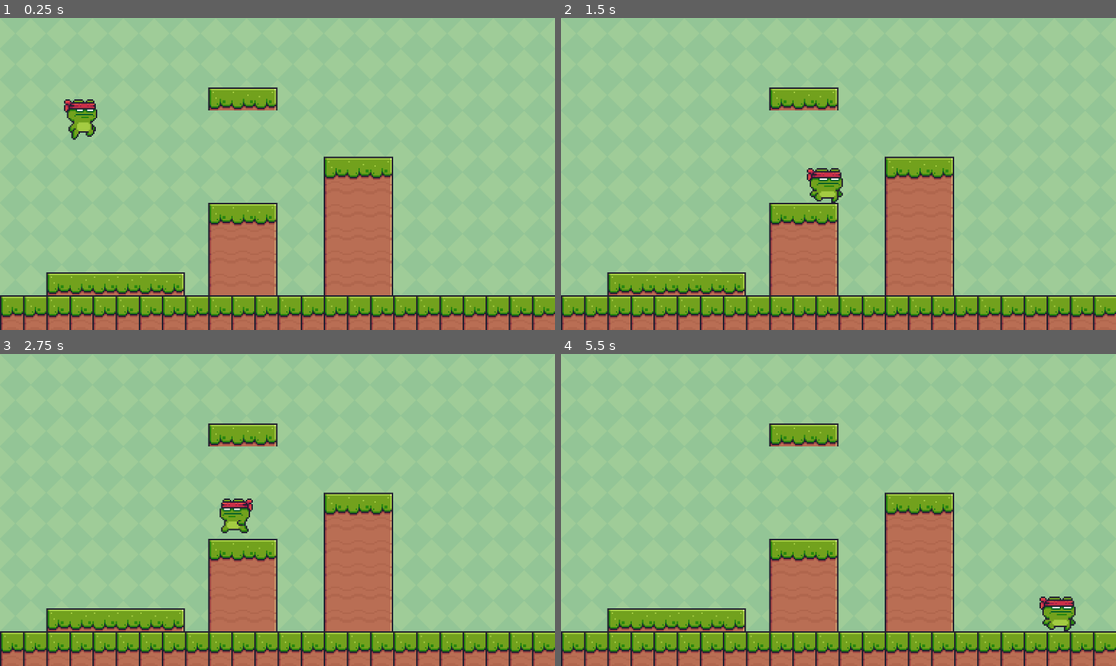
Above: before the commit, frames 1-4 (two rows, left to right).
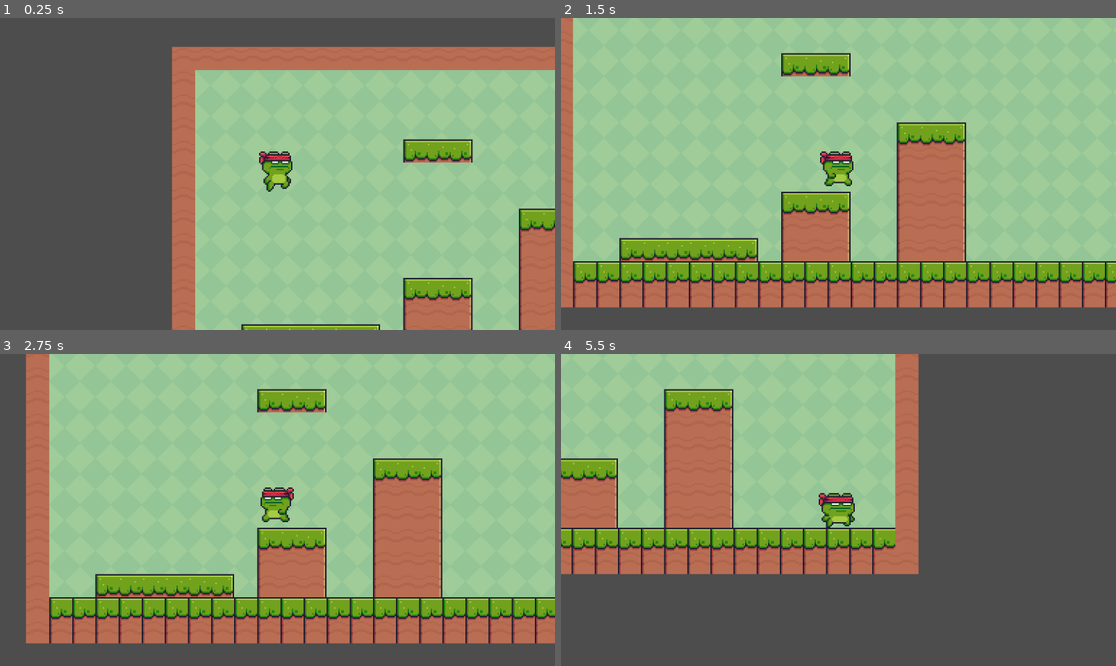
Above: after the commit, the same moments.

Repository: mrgolubeff/2D-Platformer-Game
Game: Godot game, scene res://scenes/main.tscn
Same seed, same stepped clock (60 frames per second), same inputs: the game is played once before the commit and once after it.
Inputs:
- Up to frame 1 (0.25 s): no input
- Up to frame 2 (1.5 s): hold Right (right) from 0.53 s (still down); tap Space (jump) at 0.77 s
- Up to frame 3 (2.75 s): tap Space (jump) at 1.52 s; release Right (right) at 2.03 s; hold Left (left) from 2.03 s (still down)
- Up to frame 4 (5.5 s): release Left (left) at 2.78 s; hold Right (right) 2.78-4.28 s; tap Space (jump) at 3.02, 3.77, 4.52 s; hold Left (left) 4.28-5.03 s; hold Right (right) from 5.03 s (still down)

The runs differ from the first frame. In frame 1, 67% of the frame differs, in the area x 0-100%, y 0-100%; in frame 2, 33%; in frame 3, 44%; in frame 4, 75%.

Commit message:
Add movable camera and change level design

Diff:
--- a/scenes/main.tscn
+++ b/scenes/main.tscn
@@ -472,7 +472,10 @@
 scale = Vector2(3, 3)
 tile_set = SubResource("TileSet_h6q1r")
 format = 2
-layer_0/tile_data = PackedInt32Array(786432, 393216, 0, 8519 …(2321 unchanged characters)… , 720898, 393216, 0, 720903, 524288, 0, 524297, 393216, 0, 524298, 458752, 0, 524299, 524288, 0, 196617, 393216, 0, 196618, 458752, 0, 196619, 524288, 0, 589833, 393216, 1, 589834, 458752, 1, 589835, 524288, 1, 655369, 393216, 1, 655370, 458752, 1, 655371, 524288, 1, 720905, 393216, 1, 720906, 458752, 1, 720907, 524288, 1)
+layer_0/tile_data = PackedInt32Array(786432, 393216, 0, 8519 …(2321 unchanged characters)… , 720898, 393216, 0, 720903, 524288, 0, 196617, 393216, 0, 196618, 458752, 0, 196619, 524288, 0, 655369, 393216, 1, 655370, 458752, 1, 655371, 524288, 1, 720905, 393216, 1, 720906, 458752, 1, 720907, 524288, 1, 589833, 393216, 0, 589834, 458752, 0, 589835, 524288, 0)
 
 [node name="CharacterBody2D" parent="." instance=ExtResource("3_wjxgb")]
 position = Vector2(133, 86)
+
+[node name="Camera2D" type="Camera2D" parent="CharacterBody2D"]
+position = Vector2(38, 47)
